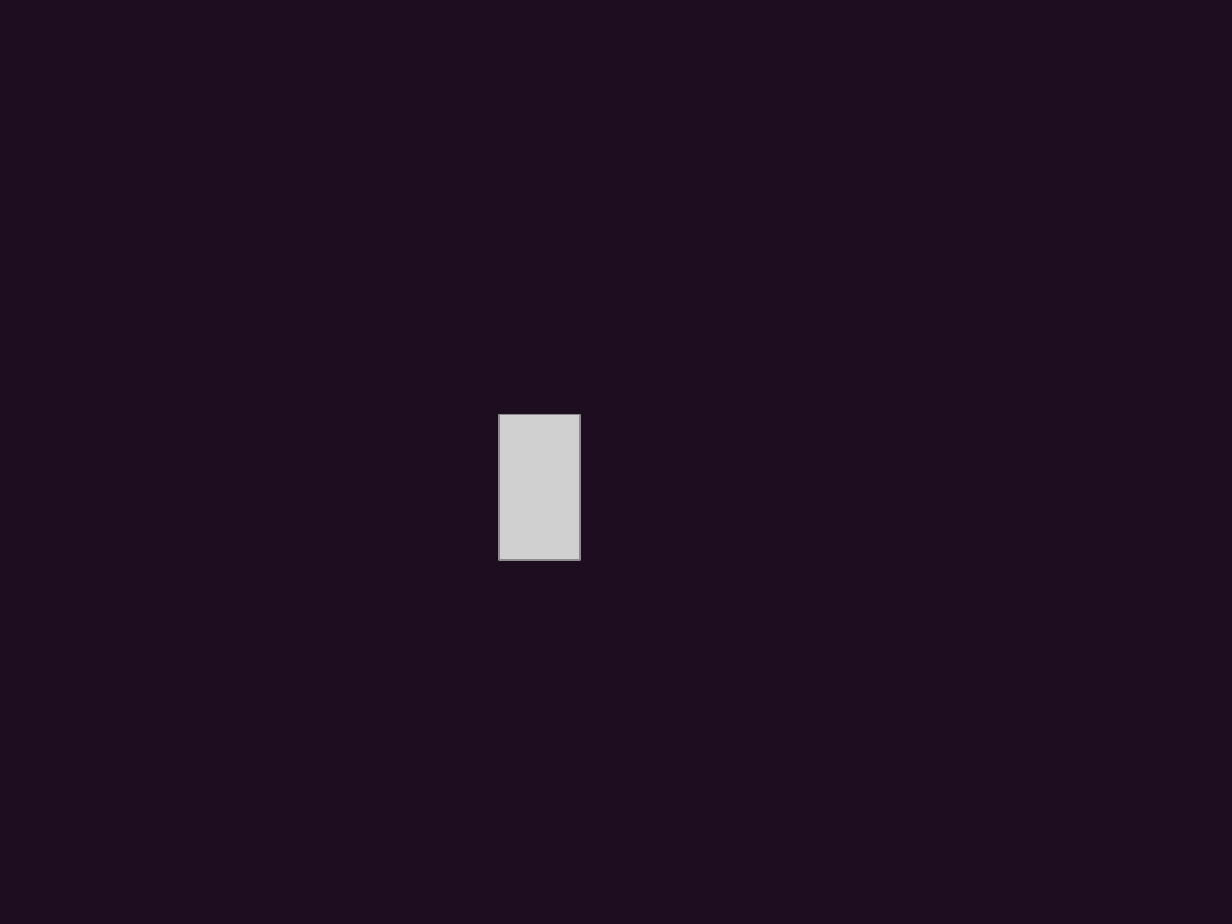
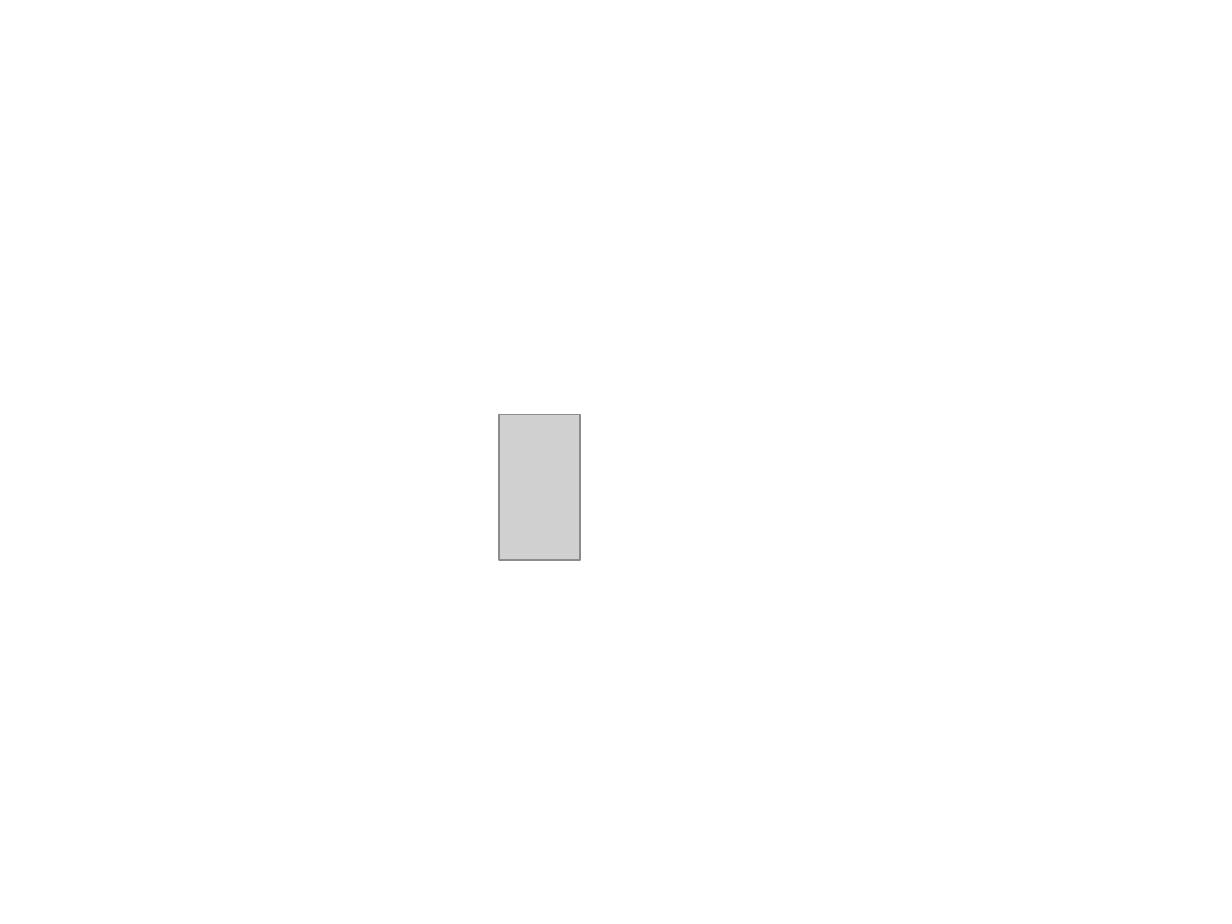
Before and after one commit to ysooj/Gihoek, a slide deck: slide 14 of reference_copying.pptx (slide 12 before the commit). Drawn at 1232x924 pixels with LibreOffice and Linux fonts; fonts in the diff are those of the drawing; grey boxes stand for pictures; background and template pictures are left out. Boxes give left, top, right and bottom in pixels: in the first picture for what was removed or moved away, otherwise in the second. Text is boxed around its words. In the diff, an @@ line names an element or a change of style, - is before the commit and + after.

```diff
--- a/reference_copying.pptx
+++ b/reference_copying.pptx
@@ background #1E0D20 to picture (left out) @@
```
Also in this commit, not shown: 7 other slides changed, 8 slides added, 4 slides removed, 55 other files.
